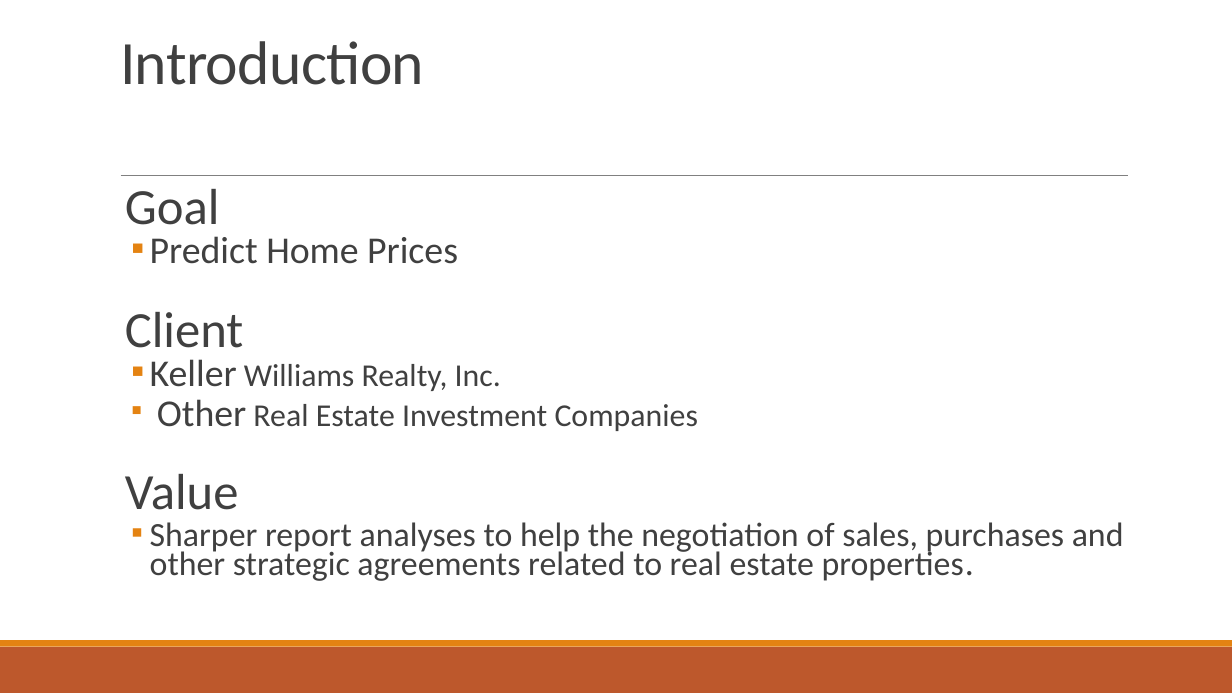
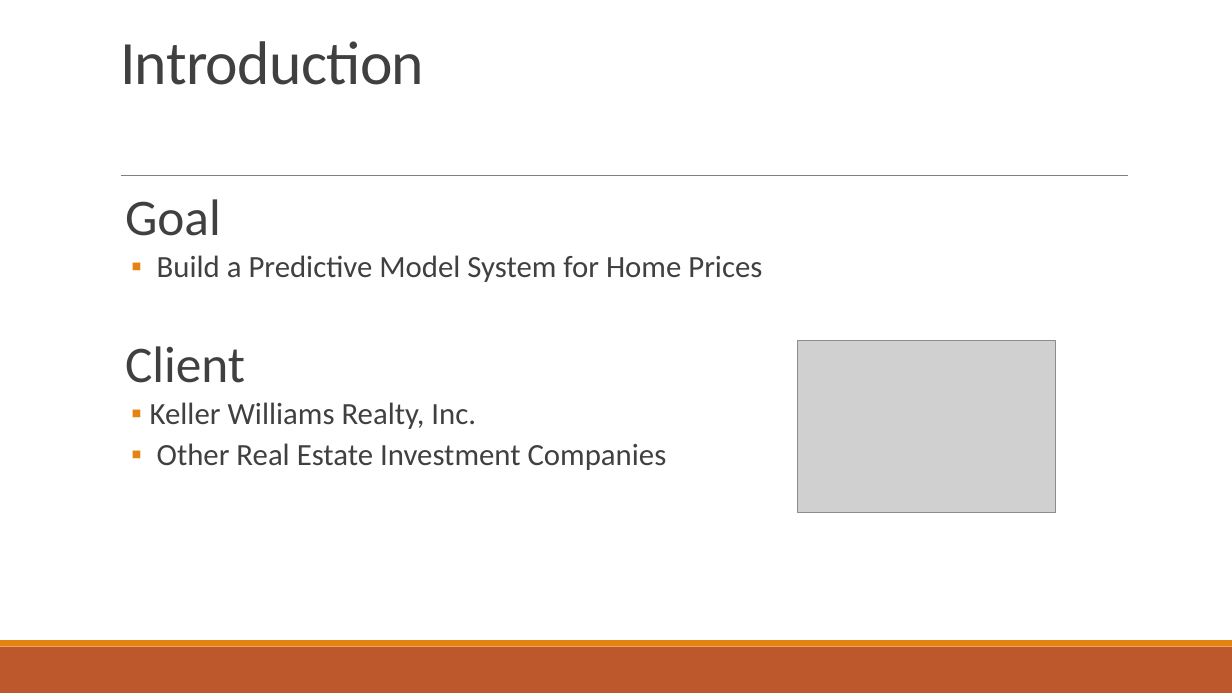
Before and after one commit to AlfredMtz/Springboard, a slide deck: slide 2 of Ames_project/Slide_deck.pptx. Drawn at 1232x693 pixels with LibreOffice and Linux fonts; fonts in the diff are those of the drawing; grey boxes stand for pictures. Boxes give left, top, right and bottom in pixels: in the first picture for what was removed or moved away, otherwise in the second. Text is boxed around its words. In the diff, an @@ line names an element or a change of style, - is before the commit and + after.

```diff
--- a/Ames_project/Slide_deck.pptx
+++ b/Ames_project/Slide_deck.pptx
@@ text at (125, 199, 667, 470): size 39.5 to 40 pt in "Goal", "Client"; size 29.4 to 24 pt in "Keller", "Other"; size 24.8 to 24 pt in "Williams Realty, Inc.", "Real Estate Investment Companies"; line spacing 0.7 to 0.9 @@
@@ text at (157, 255, 762, 282): text changed; size 29.4 to 24 pt @@
-  ▪ Predict Home Prices
+  ▪ Build a Predictive Model System for Home Prices
@@ picture added at (798, 341, 1055, 513) @@
@@ text at (125, 474, 1124, 581): paragraphs removed @@
-  Value
-  ▪ Sharper report analyses to help the negotiation of sales, purchases and other strategic agreements related to real estate properties.
```
Also in this commit, not shown: 4 other slides changed, 7 slides added, 14 slides removed.
